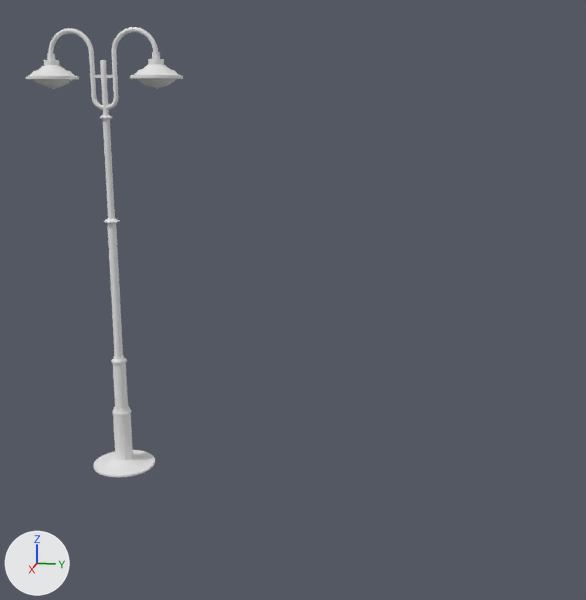
A saved change to the Blender file Berliner Myth/Assets/_Nicolas/Art/Models/lampe.blend.
Before and after are seen from a 50 mm lens placed at (23.27, 10.33, 11.67), pointed at (-0.05, 5.67, 5.84). Lighting does not change. The marker at lower left points along +X, +Y and +Z.

Script lines for the objects in view, before the commit:
```python
me_circle_001 = bpy.data.meshes.new('Circle.001')
me_circle_001.from_pydata(...)  # 1256 vertices, 1224 faces; spans x -1.0..1.0, y -1.0..1.0, z 0.0..12.83
me_circle_001.polygons.foreach_set('use_smooth', [True] * 1224)
me_cylinder = bpy.data.meshes.new('Cylinder')
me_cylinder.from_pydata(...)  # 1792 vertices, 1762 faces; spans x -10.9..10.9, y -29.3..4.5, z -2.0..3.6
me_cylinder.polygons.foreach_set('use_smooth', [True] * 1762)
ob_circle = bpy.data.objects.new('Circle', me_circle_001)
ob_circle.location = (0.0, 0.0, 0.0)
ob_cylinder = bpy.data.objects.new('Cylinder', me_cylinder)
ob_cylinder.location = (0.0, -0.35, 12.23)
ob_cylinder.scale = (0.07, 0.07, 0.417)
_m = ob_cylinder.modifiers.new('Mirror', 'MIRROR')
_m.use_axis = (False, True, False)
_m.mirror_object = ob_circle
```
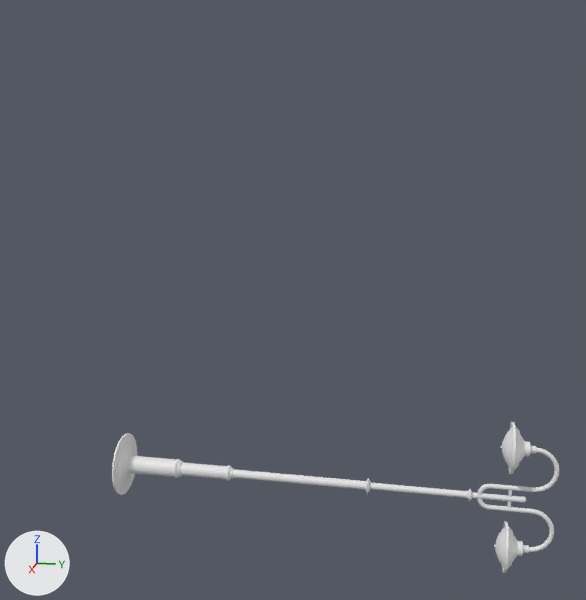
The change in detail:
me_cylinder is used by ob_cylinder; location (0.0, -0.35, 12.23); scale (0.07, 0.07, 0.417).
me_cylinder had 1792 vertices, 1762 faces and spanned x -10.9..10.9, y -29.3..4.5, z -2.0..3.6.
me_cylinder now has 4840 vertices, 4748 faces and spans x -14.3..14.3, y -29.3..39.4, z -29.3..3.6.
me_cylinder part 1: the loose piece of 1792 vertices spanning x -10.9..10.9, y -29.3..4.5, z -2.0..3.6 is copied, and the copy is mirrored in y about its middle, then moved by (0.0, 34.9, 0.0); it spans x -10.9..10.9, y 5.6..39.4, z -2.0..3.6.
me_cylinder part 2: a new loose piece, a box spanning x -0.61..0.61, y -0.33..10.22, z 0.19..0.42.
me_cylinder part 3: a new loose piece of 1248 vertices spanning x -14.3..14.3, y -9.3..19.3, z -29.3..1.4.
Object 'Circle' (ob_circle) is deleted.
Object 'Cylinder' (ob_cylinder) moves from (0.0, -0.35, 12.23) to (0.0, 12.22, 0.36).
Object 'Cylinder' (ob_cylinder) turns from (0, 0, 0) to (-90, 0, 0) degrees about x, y and z.
Object 'Cylinder' (ob_cylinder) loses its MIRROR modifier named 'Mirror'.
Modifier setting removed (it was use_axis = (False, True, False)).
Modifier setting removed (it was mirror_object = ob_circle).

Changed parts and their boxes (x1, y1, x2, y2) in the pictures (586 x 600 px):
'Cylinder', reshaped, moved, turned, modifiers changed
    before: (26, 27, 183, 110)
    after: (112, 422, 559, 573)
'Circle', deleted
    before: (93, 60, 155, 477)
part 1 of me_cylinder, added
    after: (477, 498, 554, 573)
part 2 of me_cylinder, added
    after: (507, 490, 512, 508)
part 3 of me_cylinder, added
    after: (112, 433, 526, 503)
